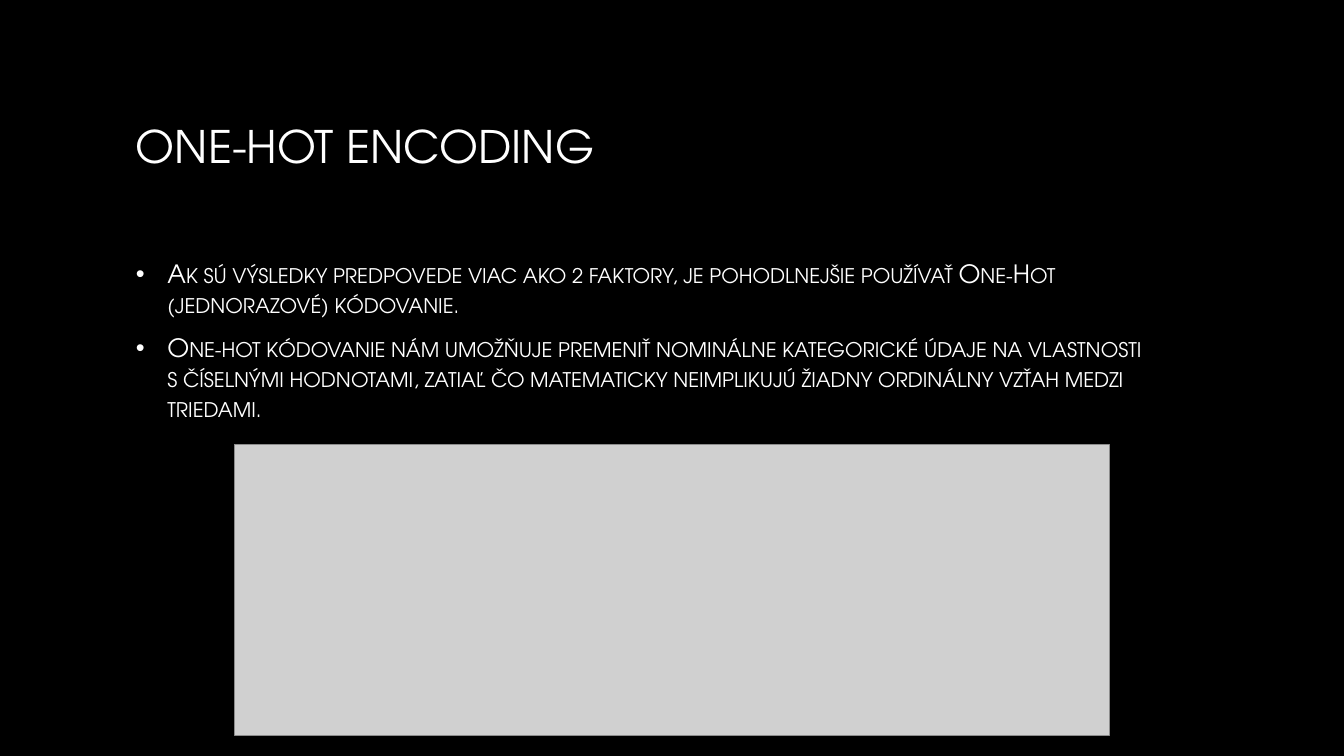
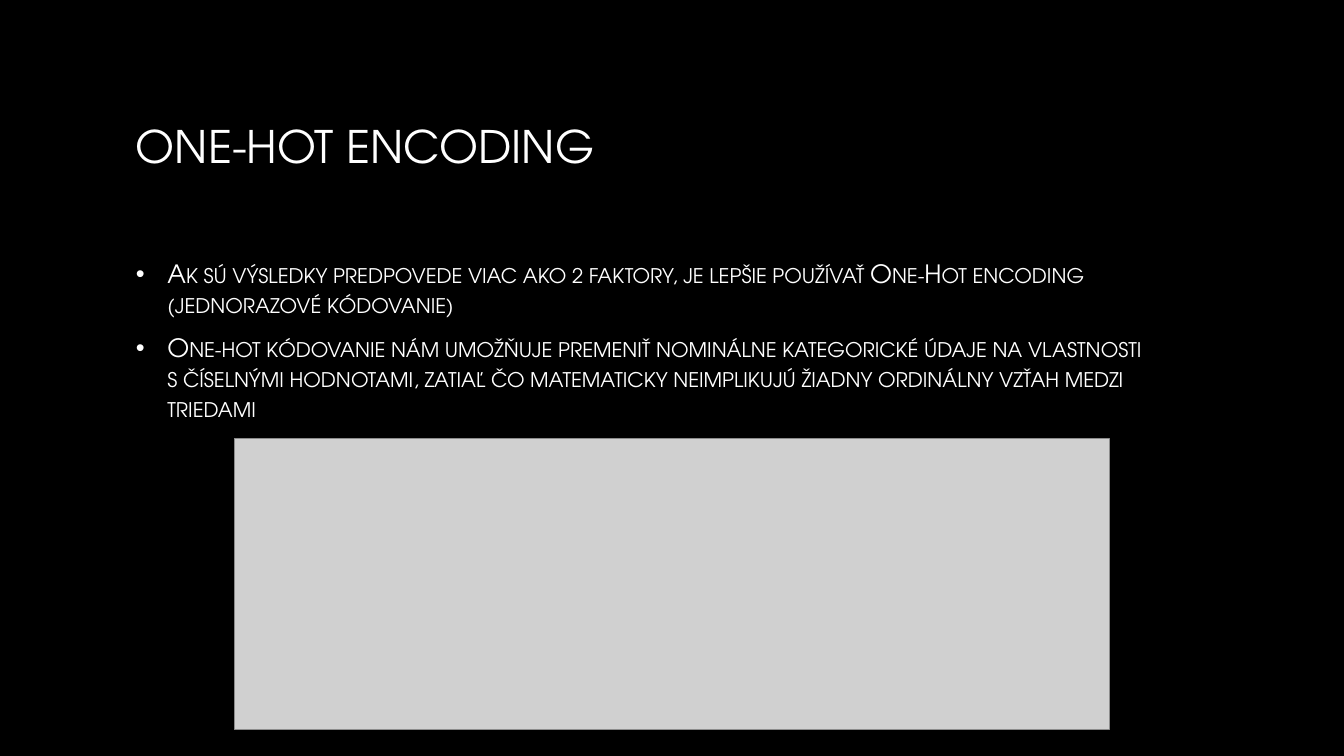
Before and after one commit to MatusVas/Vas_NS2019, a slide deck: slide 5 of Zoo Animal Classification.pptx (slide 3 before the commit). Drawn at 1344x756 pixels with LibreOffice and Linux fonts; fonts in the diff are those of the drawing; grey boxes stand for pictures; background and template pictures are left out. Boxes give left, top, right and bottom in pixels: in the first picture for what was removed or moved away, otherwise in the second. Text is boxed around its words. In the diff, an @@ line names an element or a change of style, - is before the commit and + after.

```diff
--- a/Zoo Animal Classification.pptx
+++ b/Zoo Animal Classification.pptx
@@ text at bbox=[167, 264, 1141, 417]: text changed @@
-• Ak sú výsledky predpovede viac ako 2 faktory, je pohodlnejšie používať One-Hot (jednorazové) kódovanie.
-• One-hot kódovanie nám umožňuje premeniť nominálne kategorické údaje na vlastnosti s číselnými hodnotami, zatiaľ čo matematicky neimplikujú žiadny ordinálny vzťah medzi triedami.
+• Ak sú výsledky predpovede viac ako 2 faktory, je lepšie používať One-Hot encoding (jednorazové kódovanie)
+• One-hot kódovanie nám umožňuje premeniť nominálne kategorické údaje na vlastnosti s číselnými hodnotami, zatiaľ čo matematicky neimplikujú žiadny ordinálny vzťah medzi triedami
@@ picture: place and size @@
-picture at bbox=[235, 445, 1110, 736]
+picture at bbox=[235, 439, 1110, 730]
```
Also in this commit, not shown: 11 other slides changed, 3 slides added, 1 slide removed.
